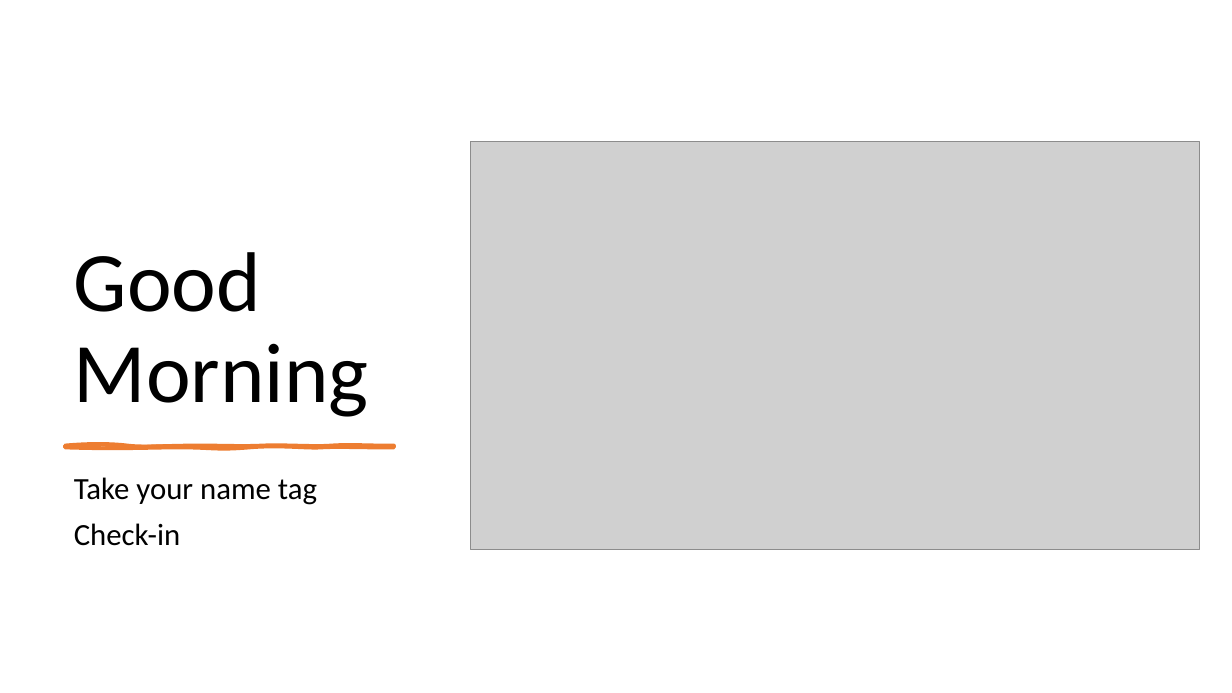
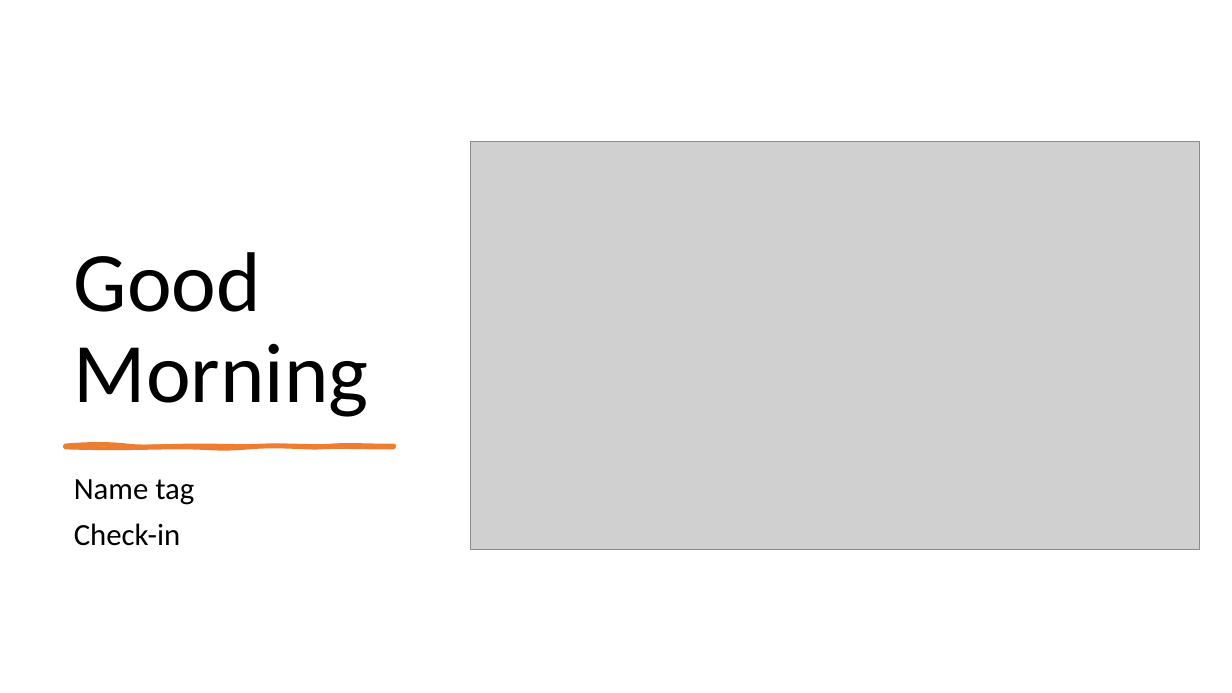
Before and after one commit to mikenguyen13/mar4050_S23_2, a slide deck: slide 1 of lectures/12/2_Analysis and Interpretation Multiple Variables Simultaneously.pptx. Drawn at 1232x693 pixels with LibreOffice and Linux fonts; fonts in the diff are those of the drawing; grey boxes stand for pictures. Boxes give left, top, right and bottom in pixels: in the first picture for what was removed or moved away, otherwise in the second. Text is boxed around its words. In the diff, an @@ line names an element or a change of style, - is before the commit and + after.

```diff
--- a/lectures/12/2_Analysis and Interpretation Multiple Variables Simultaneously.pptx
+++ b/lectures/12/2_Analysis and Interpretation Multiple Variables Simultaneously.pptx
@@ subtitle at <box>74,479,194,505</box>: text changed @@
-Take your name tag
+Name tag
```
Also in this commit, not shown: 1 other file.
